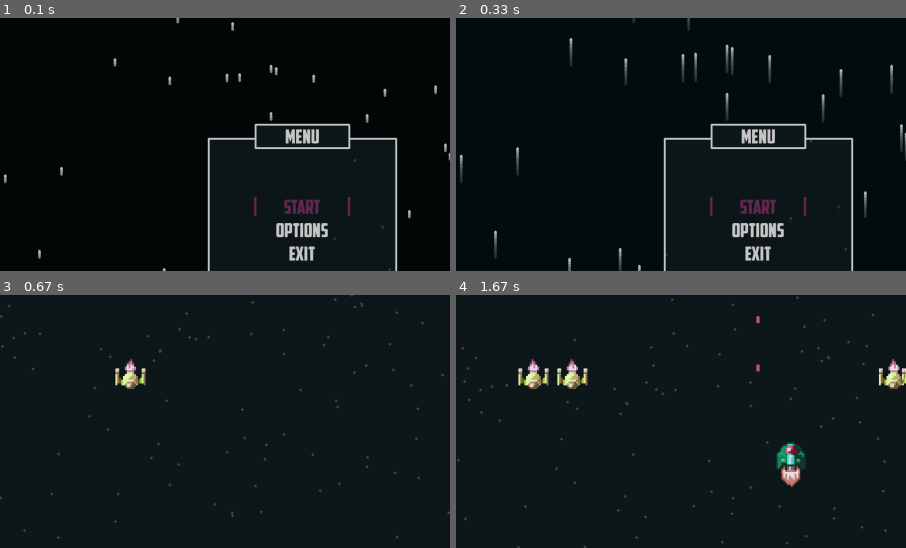
Above: before the commit, frames 1-4 (two rows, left to right).
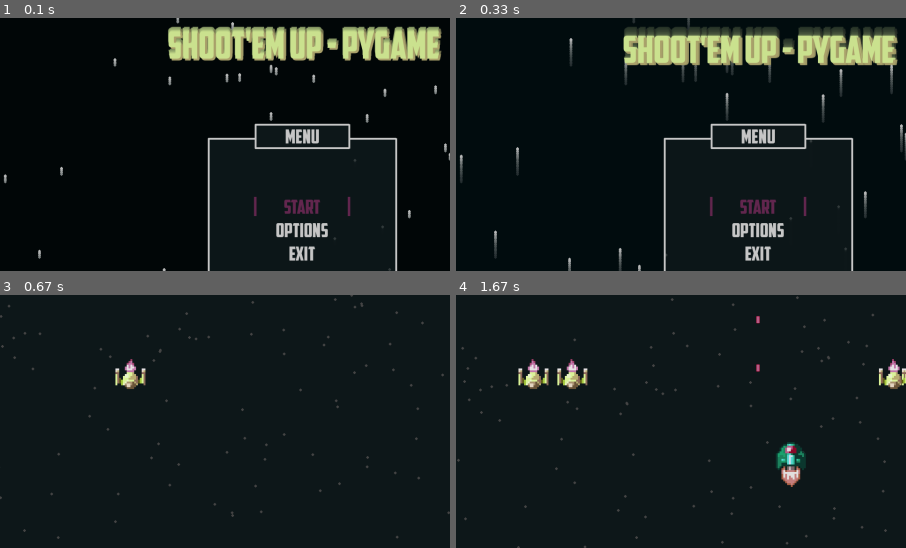
Above: after the commit, the same moments.

Repository: g-brrzzn/shootemup-Pygame
Game: pygame game, started from Game.py
Two runs of this game, one before a commit and one after it. Both use one fixed random seed, a clock stepped at 60 frames per second and the inputs below.
Inputs:
- Up to frame 1 (0.1 s): no input
- Up to frame 2 (0.33 s): no input
- Up to frame 3 (0.67 s): tap Enter at 0.33 s
- Up to frame 4 (1.67 s): tap Space at 0.67, 1.07, 1.37, 1.57 s; hold Up 1-1.47 s; hold Right from 1.5 s (still down)
The pictures show only the part of the screen within x 16-66%, y 8-58%; the shares and areas given below are measured in that part.

The runs differ from the first frame. In frame 1, 7.1% of the frame differs, in the area x 37-99%, y 3-17%; in frame 2, 8.2%, in the area x 37-99%, y 3-19%; in frame 3, nothing differs; in frame 4, nothing differs.

Commit message:
Add game title to menu and improve enemy movement

Diff:
--- a/classes/Enemy.py
+++ b/classes/Enemy.py
@@ -72,6 +72,7 @@
 
     def move(self, dt, player, weight):
         if self.y > (config.window_size[1] - (SCALED_SPRITE_SIZE + 10)): player.setLife(player.getLife() - 1)
+
         if randint(0, 500 * weight) < 1:
             self.y_direction = True
             self.old_y = self.y
@@ -138,9 +139,35 @@
         super().__init__(pos, sprite_files)
         self.life = 3
         self.speed = self.speed * 0.75
+        self.x_direction = 1
 
     def move(self, dt, player):
-        return super().move(dt, player, 2)
+        weight = 2
+        if self.y > (config.window_size[1] - (SCALED_SPRITE_SIZE + 10)): player.setLife(player.getLife() - 1)
+
+        if randint(0, 500 * weight) < 1:
+            self.y_direction = True
+            self.old_y = self.y
+            self.x_direction = choice([-1, 1])
+
+        if self.y_direction:
+            if self.y < self.old_y + SCALED_SPRITE_SIZE:
+                self.y += self.speed * dt
+            else:
+                self.y_direction = False
+        else:
+            time_elapsed = pygame.time.get_ticks() / 1000.0
+            frequency = 0.5
+
+            self.x += self.speed * dt * math.sin(2 * math.pi * frequency * time_elapsed) * self.x_direction
+            self.y += self.speed * dt * math.sin(2 * math.pi * frequency * time_elapsed)
+
+            if self.x < 0: self.x = 0
+            elif self.x > config.window_size[0] - SCALED_SPRITE_SIZE: self.x = config.window_size[0] - SCALED_SPRITE_SIZE
+
+            if self.y > config.window_size[1] - SCALED_SPRITE_SIZE:
+                self.y = config.window_size[1] - SCALED_SPRITE_SIZE
+                self.y_direction = False
 
     def update(self, dt, last_time, surf, player):
         return super().update(dt, last_time, surf, player, 2)
@@ -152,9 +179,34 @@
         super().__init__(pos, sprite_files)
         self.life = 5
         self.speed = self.speed * 0.5
+        self.xy_direction = choice([-1, 1])
 
     def move(self, dt, player):
-        return super().move(dt, player, 3)
+        weight = 3
+        if self.y > (config.window_size[1] - (SCALED_SPRITE_SIZE + 10)): player.setLife(player.getLife() - 1)
+
+        if randint(0, 500 * weight) < 1:
+            self.y_direction = True
+            self.old_y = self.y
+
+        if self.y_direction:
+            if self.y < self.old_y + SCALED_SPRITE_SIZE:
+                self.y += self.speed * dt
+            else:
+                self.y_direction = False
+        else:
+            time_elapsed = pygame.time.get_ticks() / 1000.0
+            frequency = 0.5
+
+            self.x += self.speed * dt * math.sin(2 * math.pi * frequency * time_elapsed) * self.xy_direction
+            self.y += self.speed * dt * math.cos(2 * math.pi * frequency * time_elapsed) * self.xy_direction
+
+            if self.x < 0: self.x = 0
+            elif self.x > config.window_size[0] - SCALED_SPRITE_SIZE: self.x = config.window_size[0] - SCALED_SPRITE_SIZE
+
+            if self.y > config.window_size[1] - SCALED_SPRITE_SIZE:
+                self.y = config.window_size[1] - SCALED_SPRITE_SIZE
+                self.y_direction = False
 
     def update(self, dt, last_time, surf, player):
         return super().update(dt, last_time, surf, player, 3)
--- a/constants/global_func.py
+++ b/constants/global_func.py
@@ -5,7 +5,19 @@
 screen = pygame.display.set_mode(config.window_size)
 font = pygame.font.Font('assets/American Captain.ttf', 42)
 gameplay_font = pygame.font.Font('assets/American Captain.ttf', 32)
+titlefont = pygame.font.Font('assets/American Captain.ttf', 80)
 
+
+def title_text(string, x, y):
+    string = str(string)
+    info_1 = titlefont.render(string, True, TITLE_YELLOW_1)
+    info_2 = titlefont.render(string, True, TITLE_YELLOW_2)
+    textrect = info_1.get_rect()
+    textrect.center = (x, y)
+    textrect_2 = info_2.get_rect()
+    textrect_2.center = (x+4, y+4)
+    screen.blit(info_2, textrect_2)
+    screen.blit(info_1, textrect)
 
 def text(string, x, y, color=(200, 200, 200), original_font=True):
     string = str(string)
--- a/constants/global_imports.py
+++ b/constants/global_imports.py
@@ -3,3 +3,4 @@
 import pygame
 from pygame.locals import *
 from time import time
+import math
--- a/constants/global_var.py
+++ b/constants/global_var.py
@@ -47,9 +47,12 @@
 
 MAX_LIFE = 3
 
-BACKGROUND_COLOR_1 = (15, 25, 27, 200)
-BACKGROUND_COLOR_2 = (15, 25, 27, 200)
+BACKGROUND_COLOR = (15, 25, 27, 200)
+BACKGROUND_COLOR_1 = BACKGROUND_COLOR
+BACKGROUND_COLOR_2 = BACKGROUND_COLOR
 
+#GREEN = (57, 194, 163)
+#PINK = (255, 113, 206)
 GAME_COLOR = (100, 40, 80)
 
 BACKGROUND_COLOR_GAME_1 = (BACKGROUND_COLOR_1[0], BACKGROUND_COLOR_1[1], BACKGROUND_COLOR_1[2], 255)
@@ -57,6 +60,9 @@
 
 BACKGROUND_COLOR_MENU_1 = (BACKGROUND_COLOR_1[0], BACKGROUND_COLOR_1[1], BACKGROUND_COLOR_1[2], 20)
 BACKGROUND_COLOR_MENU_2 = (BACKGROUND_COLOR_2[0], BACKGROUND_COLOR_2[1], BACKGROUND_COLOR_2[2], 20)
+
+TITLE_YELLOW_1 = (221, 245, 154)
+TITLE_YELLOW_2 = (185, 174, 115)
 
 
 CONTROLS = {
--- a/states/GameOver.py
+++ b/states/GameOver.py
@@ -57,7 +57,7 @@
 
     def update(self, surf=screen):
         self.fall.update(-1.5, 3)
-        self.fall.draw(surf, (100, 40, 80))
+        self.fall.draw(surf, GAME_COLOR)
         MenuMaker(['RESTART', 'EXIT'], __class__.__name__, self.selected, surf)
 
 
--- a/states/Menu.py
+++ b/states/Menu.py
@@ -16,9 +16,12 @@
 
     def start(self):
         self.selected = 0
+        self.last_time = pygame.time.get_ticks()
 
     def update(self, surf=screen):
+        dt, self.last_time = delta_time(self.last_time)
         self.fall.update(-3, 0)
+        title_text("Shoot\'em Up - Pygame", randint(1,5)+config.window_size[0]/2, 20*math.sin(2 * math.pi * pygame.time.get_ticks()/1000)+config.window_size[1] / 2 - 400)
         vertical(surf, False, BACKGROUND_COLOR_MENU_1, BACKGROUND_COLOR_MENU_2)
         MenuMaker(['START', 'OPTIONS', 'EXIT'], __class__.__name__, self.selected, surf)
 
